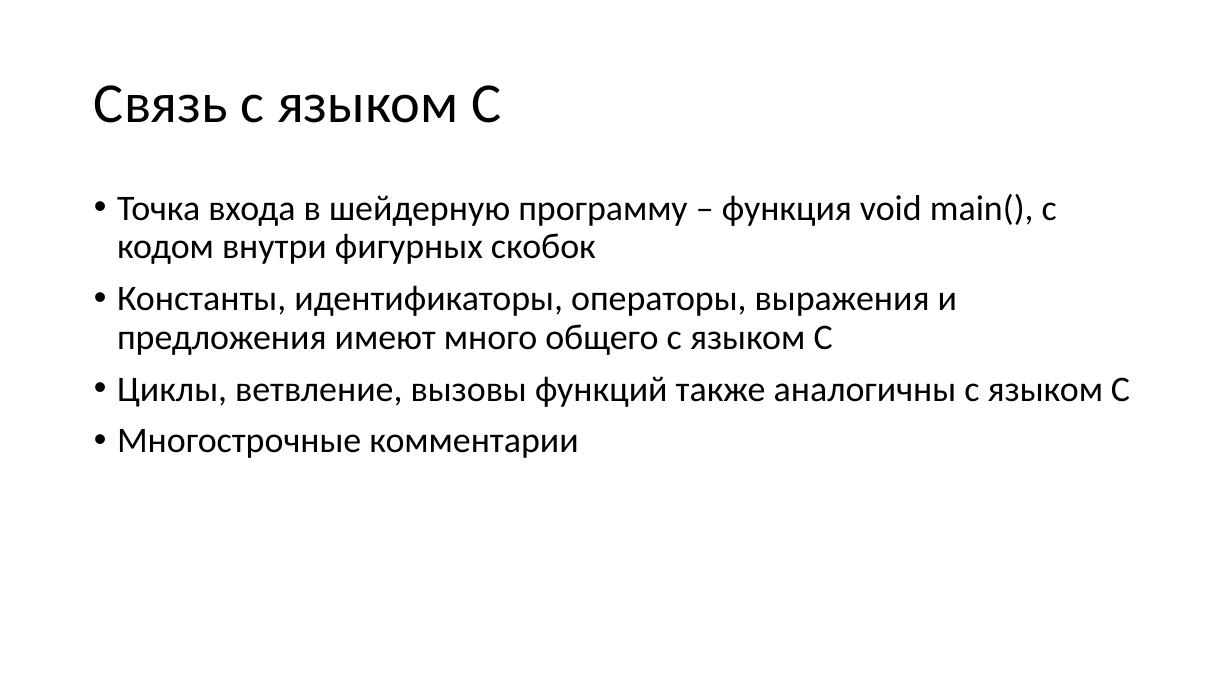
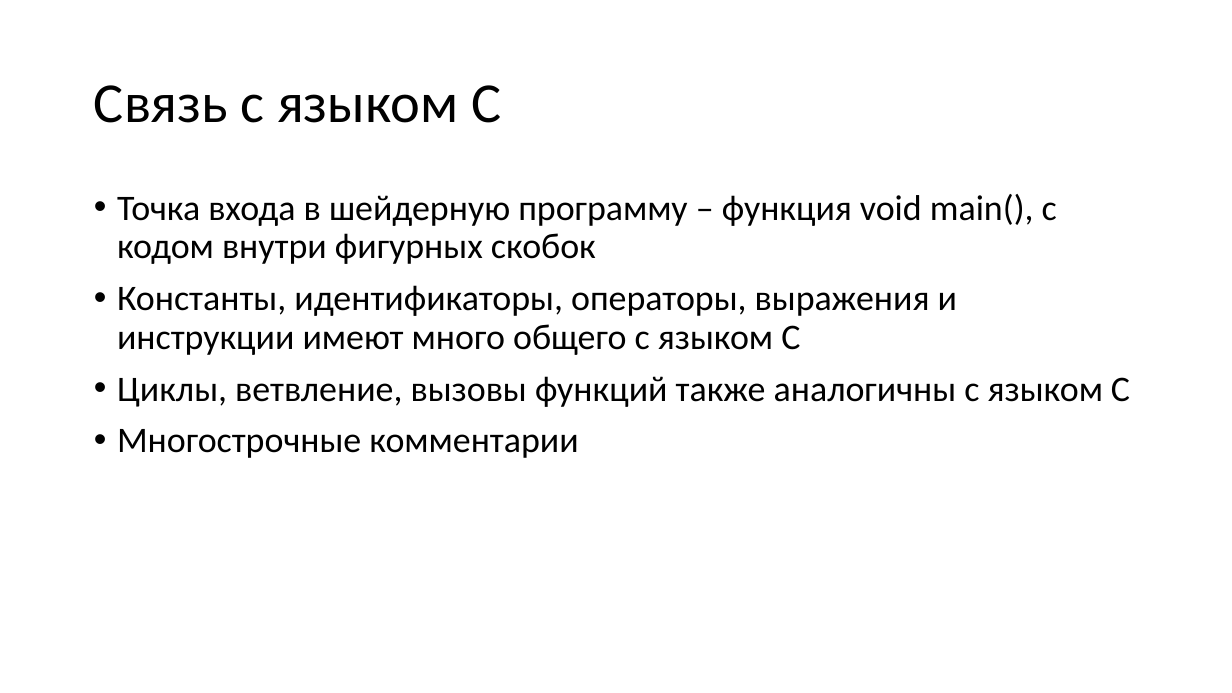
Before and after one commit to alexey-malov/cg-course, a slide deck: slide 31 of lectures/06 - Программирование с использованием шейдеров.pptx (slide 29 before the commit). Drawn at 1232x693 pixels with LibreOffice and Linux fonts; fonts in the diff are those of the drawing. Boxes give left, top, right and bottom in pixels: in the first picture for what was removed or moved away, otherwise in the second. Text is boxed around its words. In the diff, an @@ line names an element or a change of style, - is before the commit and + after.

```diff
--- a/lectures/06 - Программирование с использованием шейдеров.pptx
+++ b/lectures/06 - Программирование с использованием шейдеров.pptx
@@ text at (117, 285, 957, 355): text changed @@
-• Константы, идентификаторы, операторы, выражения и предложения имеют много общего с языком C
+• Константы, идентификаторы, операторы, выражения и инструкции имеют много общего с языком C
```
Also in this commit, not shown: 1 other slide changed, 3 slides added, 1 other file.
